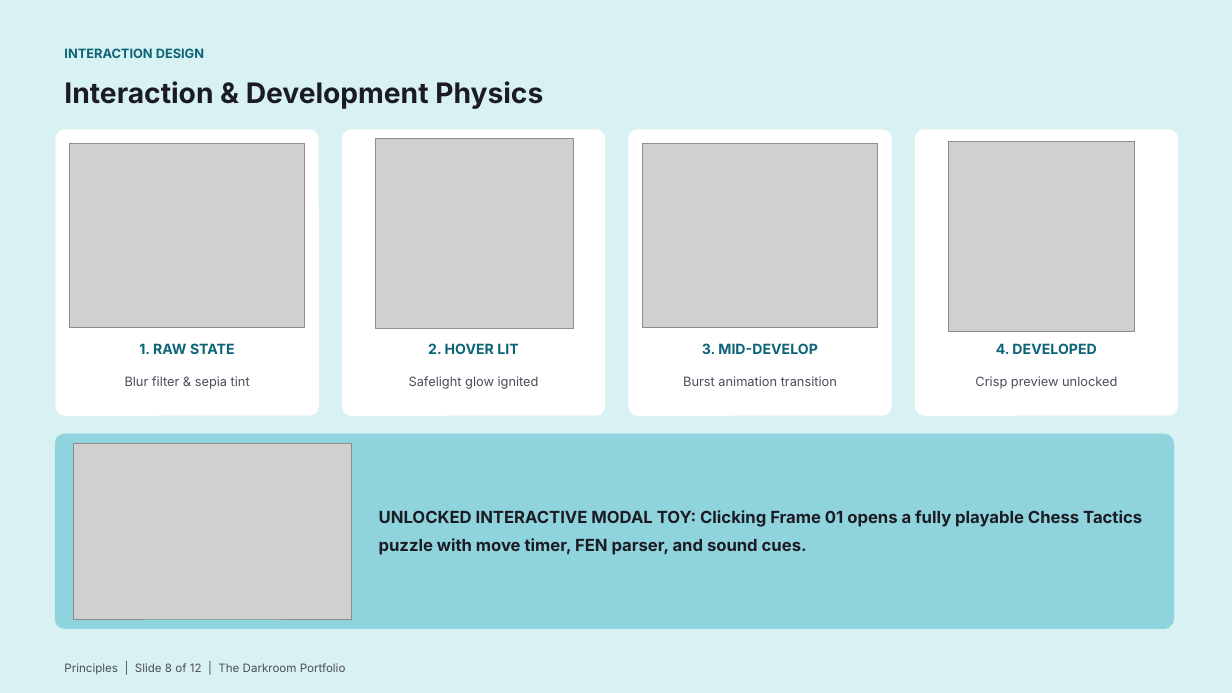
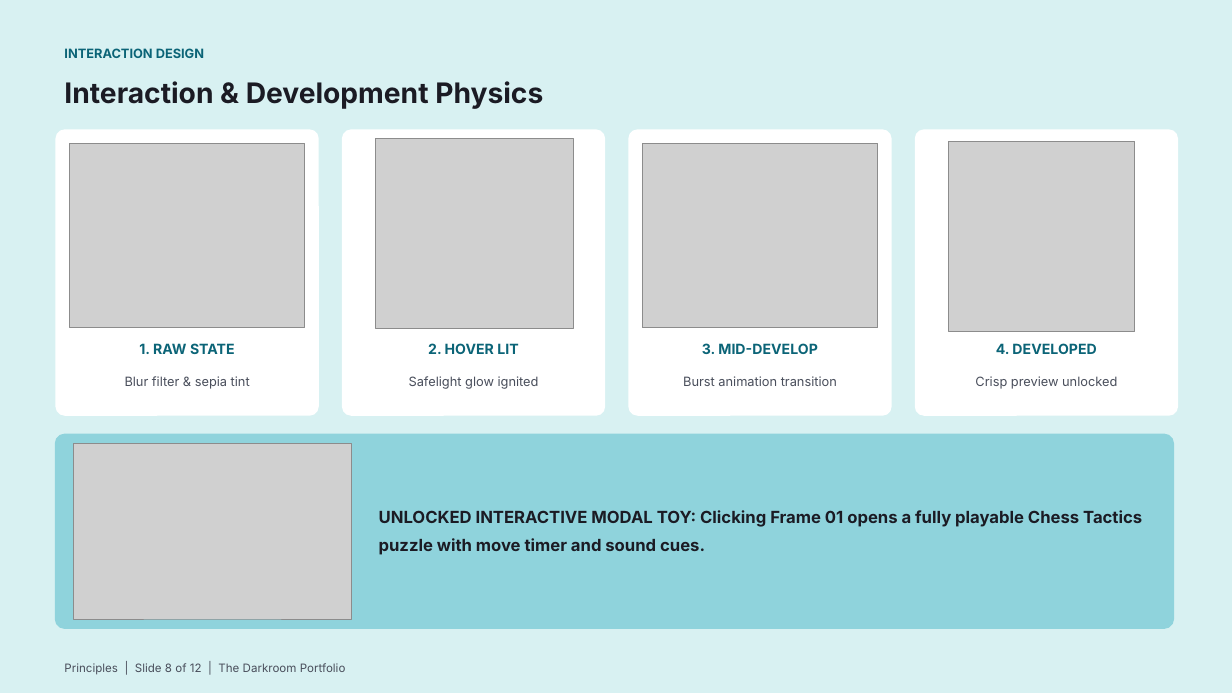
Before and after one commit to Yatin07/portfolio, a slide deck: slide 8 of Portfolio_Design_Deck.pptx. Drawn at 1232x693 pixels with LibreOffice and Linux fonts; fonts in the diff are those of the drawing; grey boxes stand for pictures. Boxes give left, top, right and bottom in pixels: in the first picture for what was removed or moved away, otherwise in the second. Text is boxed around its words. In the diff, an @@ line names an element or a change of style, - is before the commit and + after.

```diff
--- a/Portfolio_Design_Deck.pptx
+++ b/Portfolio_Design_Deck.pptx
@@ text at (x1=379, y1=510, x2=1142, y2=555): text changed @@
-UNLOCKED INTERACTIVE MODAL TOY: Clicking Frame 01 opens a fully playable Chess Tactics puzzle with move timer, FEN parser, and sound cues.
+UNLOCKED INTERACTIVE MODAL TOY: Clicking Frame 01 opens a fully playable Chess Tactics puzzle with move timer and sound cues.
```
Also in this commit, not shown: 2 other slides changed, 4 other files.
